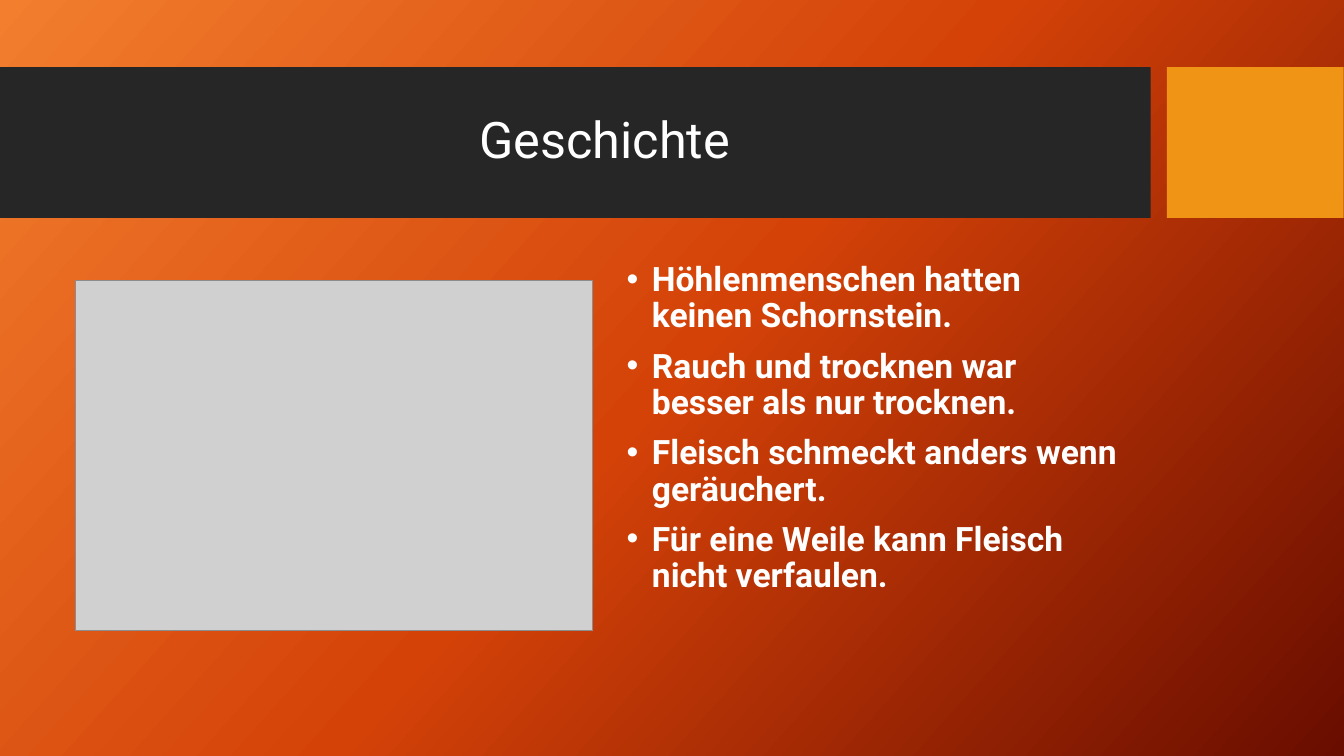
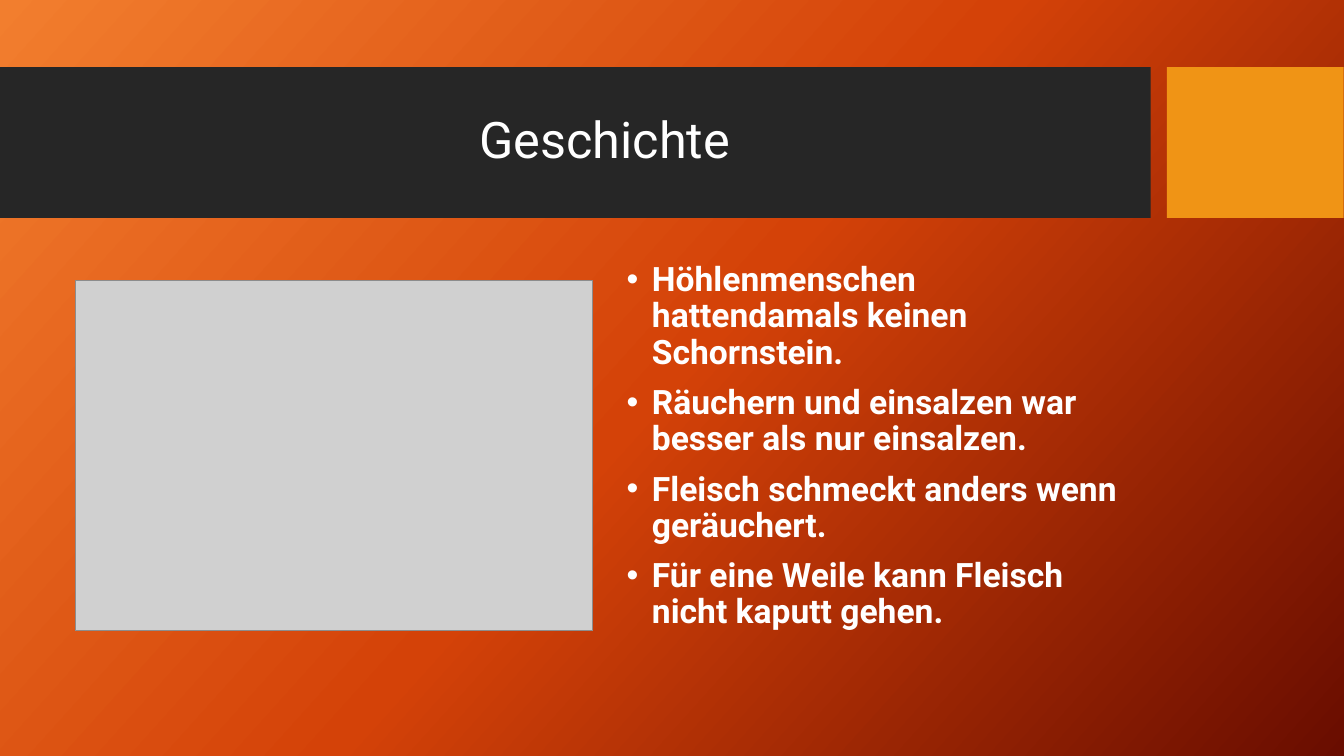
Before and after one commit to ClarkGuilty/2017, a slide deck: slide 4 of otrasMaterias/Präsentation.pptx. Drawn at 1344x756 pixels with LibreOffice and Linux fonts; fonts in the diff are those of the drawing; grey boxes stand for pictures; background and template pictures are left out. Boxes give left, top, right and bottom in pixels: in the first picture for what was removed or moved away, otherwise in the second. Text is boxed around its words. In the diff, an @@ line names an element or a change of style, - is before the commit and + after.

```diff
--- a/otrasMaterias/Präsentation.pptx
+++ b/otrasMaterias/Präsentation.pptx
@@ text at (x1=652, y1=265, x2=1076, y2=451): text changed @@
-• Höhlenmenschen hatten keinen Schornstein.
-• Rauch und trocknen war besser als nur trocknen.
+• Höhlenmenschen hattendamals keinen Schornstein.
+• Räuchern und einsalzen war besser als nur einsalzen.
@@ text at (x1=652, y1=561, x2=1063, y2=630): text changed @@
-• Für eine Weile kann Fleisch nicht verfaulen.
+• Für eine Weile kann Fleisch nicht kaputt gehen.
```
Also in this commit, not shown: 3 other slides changed, 3 other files.
